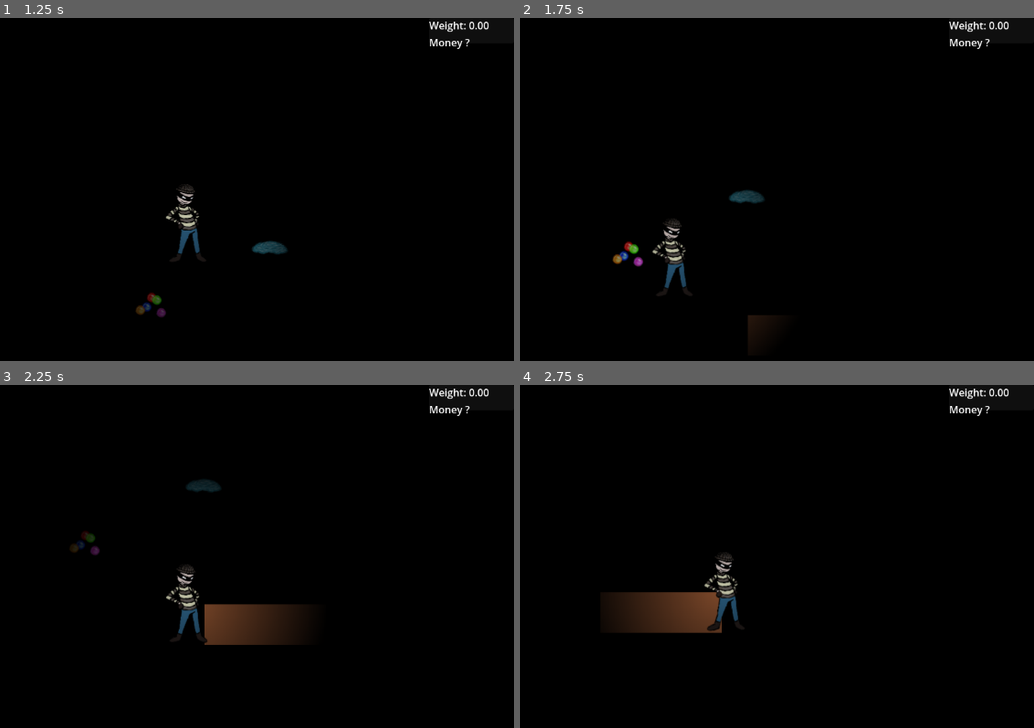
Above: before the commit, frames 1-4 (two rows, left to right).
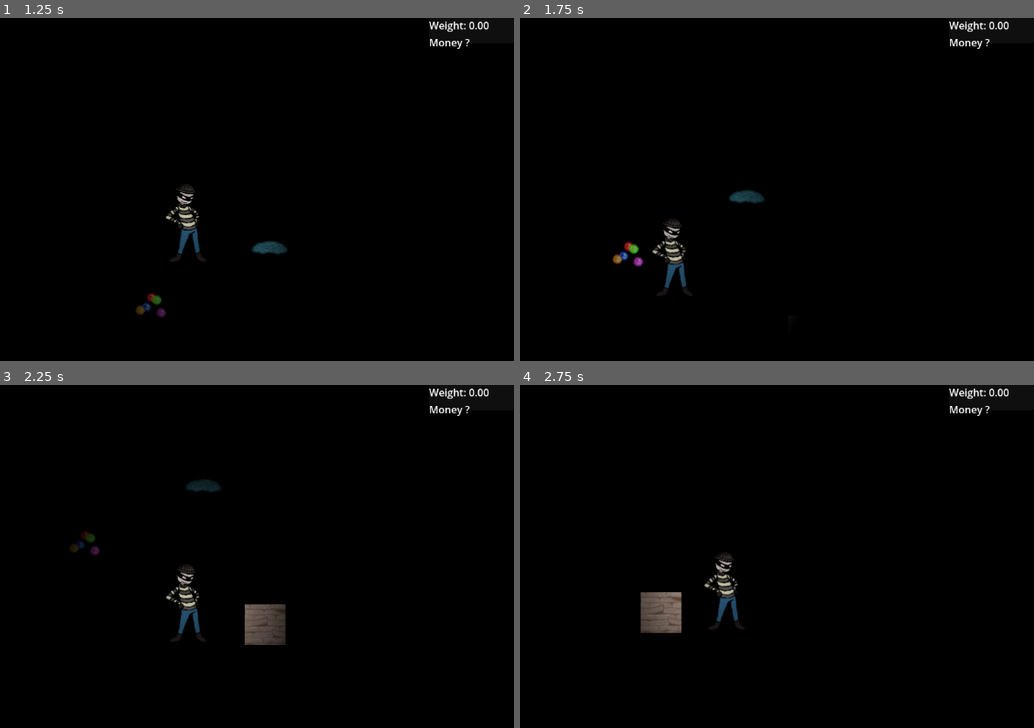
Above: after the commit, the same moments.

Repository: Enriquenf07/game-jam-march-2026
Game: Godot game, scene res://world/world.tscn
Two runs of this game, one before a commit and one after it. Both use one fixed random seed, a clock stepped at 60 frames per second and the inputs below. Sound files missing from this copy of the repository are replaced by a short silence.
Inputs:
- Up to frame 1 (1.25 s): tap Enter at 0.5 s; hold D (right) from 0.53 s (still down); hold E (interact) from 0.53 s (still down)
- Up to frame 2 (1.75 s): release D (right) at 1.28 s; release E (interact) at 1.28 s; hold S (down) from 1.28 s (still down); tap E (interact) at 1.35 s
- Up to frame 3 (2.25 s): release S (down) at 2.03 s; hold D (right) from 2.03 s (still down); hold Shift (run) from 2.03 s (still down)
- Up to frame 4 (2.75 s): keep holding D (right); keep holding Shift (run); tap E (interact) at 2.3 s

Frame 1 is identical in both runs. In frame 2, 0.2% of the frame differs, in the area x 44-49%, y 86-94%; in frame 3, 2.1%; in frame 4, 2.4%, in the area x 16-40%, y 60-73%.

Commit message:
Updated sfx for various traps
Updated the sfx for the floorboard, marbles, and mouse traps.

Diff:
--- a/player/player.gd
+++ b/player/player.gd
@@ -90,6 +90,7 @@
 	if(event.is_action_pressed('interact') and ray_cast.is_colliding()):
 		var collider := ray_cast.get_collider()
 		if(collider is InteractableObject):
+			print("interacted")
 			collider.on_interaction(self)
 
 func set_is_still(flag: bool):
--- a/traps/floorboard/floorboard.gd
+++ b/traps/floorboard/floorboard.gd
@@ -1,10 +1,19 @@
 class_name Floorboard
 extends ContinuousNoiseTrap
 
-var _disarmed_texture: Texture = preload("res://traps/floorboard/assets/TEMP_floorboard_disarmed.png")
+@export var _squeak_sounds: Array[AudioStream]
+var _disarmed_texture: Texture = preload("res://traps/floorboard/floor_-_wooden_planks_normal_-_64x64.png")
+
+func _ready() -> void:
+	super._ready()
+	_trap_trigger_sound.stream = _squeak_sounds[randi_range(0, _squeak_sounds.size() - 1)]
 
 func _disarm_decorator():
 	print("floorboard disarmed")
 
 func _on_trap_disarmed() -> void:
 	_trap_visual.texture = _disarmed_texture
+
+func _on_trap_activation_sound_finished() -> void:
+	_trap_trigger_sound.stream = _squeak_sounds[randi_range(0, _squeak_sounds.size() - 1)]
+	super._on_trap_activation_sound_finished()
--- a/traps/floorboard/floorboard.tscn
+++ b/traps/floorboard/floorboard.tscn
@@ -1,22 +1,25 @@
 [gd_scene format=3 uid="uid://gvbi2d7td26c"]
 
 [ext_resource type="Script" uid="uid://gkexexnul427" path="res://traps/floorboard/floorboard.gd" id="1_ch6ii"]
-[ext_resource type="Texture2D" uid="uid://wqr3uvl4rk0x" path="res://traps/floorboard/assets/TEMP_floorboard.png" id="1_x4wjo"]
-[ext_resource type="AudioStream" uid="uid://wsh4r45a1o2l" path="res://traps/floorboard/assets/TEMP_squeak.wav" id="3_4ib02"]
+[ext_resource type="Texture2D" uid="uid://c1idcektbh07m" path="res://traps/floorboard/floor_-_wooden_planks_creaky_-_64x64.png" id="2_eglyy"]
+[ext_resource type="AudioStream" uid="uid://bdkswnw1i6t31" path="res://traps/floorboard/assets/Wood Creak 2.wav" id="3_38lp7"]
 [ext_resource type="AudioStream" uid="uid://df46rpiwwqdxr" path="res://traps/floorboard/assets/TEMP_floorboard_disarm.wav" id="3_eglyy"]
 [ext_resource type="Script" uid="uid://fpin7rm4san6" path="res://object/interactable_object.gd" id="4_d61ba"]
+[ext_resource type="AudioStream" uid="uid://j4k8ryri5w6q" path="res://traps/floorboard/assets/Wood Creak 1.wav" id="4_eglyy"]
+[ext_resource type="AudioStream" uid="uid://bf8qugyjy4ndl" path="res://traps/floorboard/assets/Wood Creak 3.wav" id="4_evfrp"]
 
 [sub_resource type="RectangleShape2D" id="RectangleShape2D_imx1i"]
-size = Vector2(192, 64)
+size = Vector2(64, 64)
 
 [sub_resource type="CircleShape2D" id="CircleShape2D_x4wjo"]
 radius = 320.0
 
 [sub_resource type="RectangleShape2D" id="RectangleShape2D_d61ba"]
-size = Vector2(216, 88)
+size = Vector2(76, 76)
 
 [node name="Floorboard" type="Area2D" unique_id=1354571515 node_paths=PackedStringArray("_trap_audio_collision", "_trap_visual", "_trap_trigger_collision", "_disarm_sound", "_trap_trigger_sound", "_trap_interaction_collision")]
 script = ExtResource("1_ch6ii")
+_squeak_sounds = Array[AudioStream]([ExtResource("4_eglyy"), ExtResource("3_38lp7"), ExtResource("4_evfrp")])
 _trap_audio_collision = NodePath("SoundArea/SoundAreaCollision")
 _trap_visual = NodePath("TrapVisual")
 _trap_trigger_collision = NodePath("TrapCollision")
@@ -25,7 +28,7 @@
 _trap_interaction_collision = NodePath("InteractableArea/InteractionCollision")
 
 [node name="TrapVisual" type="Sprite2D" parent="." unique_id=206416029]
-texture = ExtResource("1_x4wjo")
+texture = ExtResource("2_eglyy")
 
 [node name="TrapCollision" type="CollisionShape2D" parent="." unique_id=144703301]
 shape = SubResource("RectangleShape2D_imx1i")
@@ -34,7 +37,7 @@
 stream = ExtResource("3_eglyy")
 
 [node name="TrapActivationSoundPlayer" type="AudioStreamPlayer2D" parent="." unique_id=564354438]
-stream = ExtResource("3_4ib02")
+stream = ExtResource("4_eglyy")
 max_distance = 320.0
 
 [node name="SoundArea" type="Area2D" parent="." unique_id=2062724446]
--- a/traps/marbles/marbles.tscn
+++ b/traps/marbles/marbles.tscn
@@ -4,7 +4,7 @@
 [ext_resource type="Texture2D" uid="uid://mtr5psq6exx8" path="res://traps/marbles/assets/marbles_-_64x64.png" id="2_cfp6s"]
 [ext_resource type="Script" uid="uid://fpin7rm4san6" path="res://object/interactable_object.gd" id="3_6uuub"]
 [ext_resource type="AudioStream" uid="uid://coom6nro1awpp" path="res://traps/marbles/assets/TEMP_marbles_disarm.wav" id="3_cfp6s"]
-[ext_resource type="AudioStream" uid="uid://xj1dih2h11oe" path="res://traps/marbles/assets/TEMP_marbles_slip.wav" id="4_3eb25"]
+[ext_resource type="AudioStream" uid="uid://c2r0xkmnne6it" path="res://traps/marbles/assets/Slip and fall.wav" id="4_cfp6s"]
 
 [sub_resource type="CircleShape2D" id="CircleShape2D_6uuub"]
 radius = 22.0
@@ -38,7 +38,7 @@
 stream = ExtResource("3_cfp6s")
 
 [node name="TrapActivationSoundPlayer" type="AudioStreamPlayer2D" parent="." unique_id=1175124490]
-stream = ExtResource("4_3eb25")
+stream = ExtResource("4_cfp6s")
 
 [node name="SoundArea" type="Area2D" parent="." unique_id=421094428]
 
--- a/traps/mouse_trap/mouse_trap.gd
+++ b/traps/mouse_trap/mouse_trap.gd
@@ -2,8 +2,16 @@
 extends NoisyTrap
 
 var _disarmed_texture = preload("res://traps/mouse_trap/assets/TEMP_mouse_trap_disarmed.png")
+@export var _trap_trigger_sounds: Array[AudioStream]
 @export var _player_hurt_sound: AudioStreamPlayer2D
+@export var _player_hurt_sounds: Array[AudioStream]
 @export var _player_hurt_collision: CollisionShape2D
+
+func _ready() -> void:
+	super._ready()
+	_trap_trigger_sound.stream = _trap_trigger_sounds[randi_range(0, _trap_trigger_sounds.size() - 1)]
+	_player_hurt_sound.stream = _player_hurt_sounds[randf_range(0, _player_hurt_sounds.size() - 1)]
+	_disarm_sound.stream = _trap_trigger_sound.stream
 
 func _disarm_decorator():
 	print("mouse traps disarmed")
@@ -17,7 +25,7 @@
 	_trap_interaction_collision.set_deferred("disabled", true)
 	_trap_visual.texture = _disarmed_texture
 
-func _on_trap_disarmed():
+func _on_trap_disarmed() -> void:
 	_trap_trigger_sound.play()
 	_trap_audio_collision.set_deferred("disabled", false)
 	_trap_visual.texture = _disarmed_texture
--- a/traps/mouse_trap/mouse_trap.tscn
+++ b/traps/mouse_trap/mouse_trap.tscn
@@ -2,9 +2,14 @@
 
 [ext_resource type="Script" uid="uid://kd53v7wik11l" path="res://traps/mouse_trap/mouse_trap.gd" id="1_fvs2v"]
 [ext_resource type="Texture2D" uid="uid://brlk2u2nq1euu" path="res://traps/mouse_trap/assets/TEMP_mouse_trap_armed.png" id="2_fvs2v"]
-[ext_resource type="AudioStream" uid="uid://cq8afpavmk5e5" path="res://traps/mouse_trap/assets/TEMP_mouse_trap_trigger.wav" id="3_1ig7x"]
+[ext_resource type="AudioStream" uid="uid://casq1nxffh6c8" path="res://traps/mouse_trap/assets/Snap_Mousetrap1.wav" id="2_j6bsh"]
+[ext_resource type="AudioStream" uid="uid://hv5yuq3o47gj" path="res://traps/mouse_trap/assets/Snap_Mousetrap2.wav" id="3_7eq31"]
 [ext_resource type="Script" uid="uid://fpin7rm4san6" path="res://object/interactable_object.gd" id="3_fvs2v"]
-[ext_resource type="AudioStream" uid="uid://ciplvrpgjexj4" path="res://traps/mouse_trap/assets/TEMP_mouse_trap_hurt.wav" id="4_2jj4w"]
+[ext_resource type="AudioStream" uid="uid://bnyvt2ps45k40" path="res://traps/mouse_trap/assets/Snap_Mousetrap3.wav" id="4_v48po"]
+[ext_resource type="AudioStream" uid="uid://dern6klhrbltb" path="res://traps/mouse_trap/assets/Male_LS_L_Scream01.wav" id="5_cy811"]
+[ext_resource type="AudioStream" uid="uid://dekx64lk8g1mi" path="res://traps/mouse_trap/assets/Male_LS_L_Scream02.wav" id="6_rulsv"]
+[ext_resource type="AudioStream" uid="uid://i66jcno35gut" path="res://traps/mouse_trap/assets/Male_Pain_Scream06.wav" id="7_4dtme"]
+[ext_resource type="AudioStream" uid="uid://cc2yo8dlil3f1" path="res://traps/mouse_trap/assets/Male_Pain_Scream08.wav" id="8_5fqlv"]
 
 [sub_resource type="RectangleShape2D" id="RectangleShape2D_6tma0"]
 size = Vector2(54, 54)
@@ -20,7 +25,9 @@
 
 [node name="MouseTrap" type="Area2D" unique_id=877290527 node_paths=PackedStringArray("_player_hurt_sound", "_player_hurt_collision", "_trap_audio_collision", "_trap_visual", "_trap_trigger_collision", "_disarm_sound", "_trap_trigger_sound", "_trap_interaction_collision")]
 script = ExtResource("1_fvs2v")
+_trap_trigger_sounds = Array[AudioStream]([ExtResource("2_j6bsh"), ExtResource("3_7eq31"), ExtResource("4_v48po")])
 _player_hurt_sound = NodePath("SoundArea/PlayerHurtSoundPlayer")
+_player_hurt_sounds = Array[AudioStream]([ExtResource("5_cy811"), ExtResource("6_rulsv"), ExtResource("7_4dtme"), ExtResource("8_5fqlv")])
 _player_hurt_collision = NodePath("SoundArea/PlayerHurtSoundCollision")
 _trap_audio_collision = NodePath("SoundArea/SoundAreaCollision")
 _type_of_trap = 3
@@ -38,10 +45,10 @@
 shape = SubResource("RectangleShape2D_6tma0")
 
 [node name="DisarmSoundPlayer" type="AudioStreamPlayer" parent="." unique_id=77650762]
-stream = ExtResource("3_1ig7x")
+stream = ExtResource("2_j6bsh")
 
 [node name="TrapActivationSoundPlayer" type="AudioStreamPlayer2D" parent="." unique_id=1433791946]
-stream = ExtResource("3_1ig7x")
+stream = ExtResource("2_j6bsh")
 
 [node name="SoundArea" type="Area2D" parent="." unique_id=651891787]
 
@@ -51,7 +58,7 @@
 debug_color = Color(0.9764706, 0.101960786, 0.29411766, 0.41960785)
 
 [node name="PlayerHurtSoundPlayer" type="AudioStreamPlayer2D" parent="SoundArea" unique_id=1167360739]
-stream = ExtResource("4_2jj4w")
+stream = ExtResource("5_cy811")
 
 [node name="PlayerHurtSoundCollision" type="CollisionShape2D" parent="SoundArea" unique_id=1062561098]
 shape = SubResource("CircleShape2D_fvs2v")
--- a/world/world.tscn
+++ b/world/world.tscn
@@ -73,3 +73,5 @@
 color = Color(0, 0, 0, 1)
 
 [node name="PauseUi" parent="." unique_id=1167017787 instance=ExtResource("12_mad0u")]
+
+[editable path="MouseTrap"]
Binary file removed: traps/floorboard/assets/TEMP_floorboard.png
Binary file removed: traps/floorboard/assets/TEMP_floorboard_disarmed.png
Not shown, removed: traps/floorboard/assets/TEMP_squeak.wav.import
Not shown, added: traps/floorboard/assets/Wood Creak 1.wav.import
Not shown, added: traps/floorboard/assets/Wood Creak 2.wav.import
Not shown, added: traps/floorboard/assets/Wood Creak 3.wav.import
Binary file added: traps/floorboard/floor_-_wooden_planks_creaky_-_64x64.png
Not shown, changed: traps/floorboard/floor_-_wooden_planks_creaky_-_64x64.png.import
Binary file added: traps/floorboard/floor_-_wooden_planks_normal_-_64x64.png
Not shown, changed: traps/floorboard/floor_-_wooden_planks_normal_-_64x64.png.import
Not shown, added: traps/marbles/assets/Slip and fall.wav.import
Binary file removed: traps/marbles/assets/TEMP_marbles.png
(and 26 more such lines)
